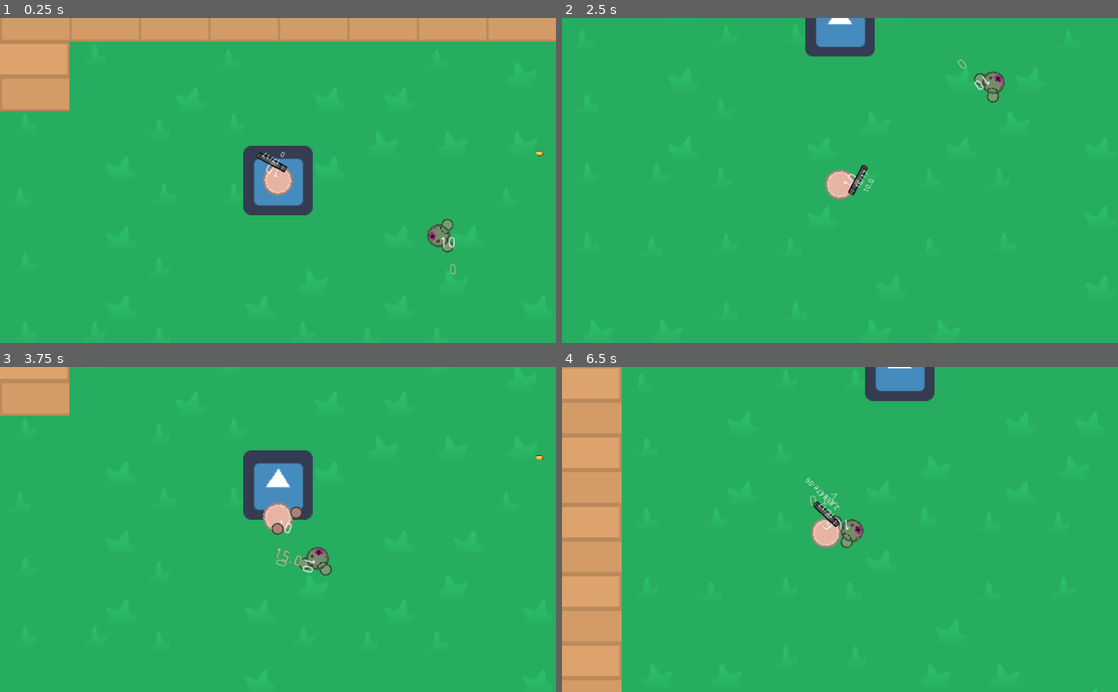
Above: before the commit, frames 1-4 (two rows, left to right).
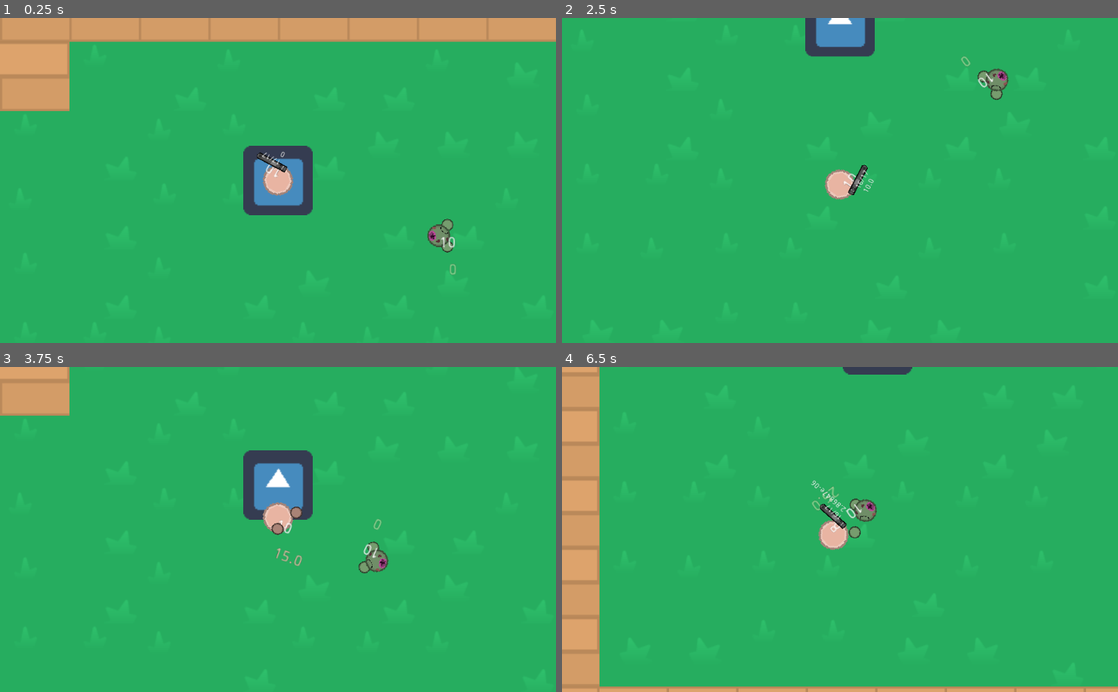
Above: after the commit, the same moments.

Repository: Panda248/Hu-Yang-Yoyale
Game: Godot game, scene res://World.tscn
Same seed, same stepped clock (60 frames per second), same inputs: the game is played once before the commit and once after it. The engine's default icon, where the game draws it, is replaced by a stand-in: a white triangle on a blue panel in a dark square.
Inputs (mouse positions are in pixels of both pictures, inside the frame that each line leads up to):
- Up to frame 1 (0.25 s): no input
- Up to frame 2 (2.5 s): tap Enter at 0.5 s; move the mouse to (962, 164) at 0.52 s; hold E (game_switch_weapon_right) 0.53-1.28 s; click (962, 164) at 0.6 s; tap Space at 1.25 s; move the mouse to (728, 196) at 1.27 s; hold Down (ui_down) 1.28-2.03 s; right-click (728, 196) at 1.35 s; move the mouse to (895, 109) at 2.02 s; hold E (game_switch_weapon_right) from 2.03 s (still down); click (895, 109) at 2.1 s
- Up to frame 3 (3.75 s): move the mouse to (250, 594) at 2.77 s; release E (game_switch_weapon_right) at 2.78 s; hold Up (ui_up) 2.78-3.53 s; right-click (250, 594) at 2.85 s; move the mouse to (444, 578) at 3.52 s; hold Q (game_switch_weapon_left) from 3.53 s (still down); click (444, 578) at 3.6 s
- Up to frame 4 (6.5 s): move the mouse to (673, 480) at 4.27 s; right-click (673, 480) at 4.35 s; move the mouse to (867, 529) at 5.02 s; release Q (game_switch_weapon_left) at 5.03 s; hold Down (ui_down) 5.03-5.78 s; click (867, 529) at 5.1 s; move the mouse to (756, 448) at 5.77 s; hold E (game_switch_weapon_right) from 5.78 s (still down); right-click (756, 448) at 5.85 s

The runs differ from the first frame. In frame 1, less than 0.1% of the frame differs, in the area x 96-98%, y 40-43%; in frame 2, 0.4%; in frame 3, 0.8%; in frame 4, 9.5%, in the area x 0-100%, y 0-100%.

Commit message:
no more boelet

Diff:
--- a/World.tscn
+++ b/World.tscn
@@ -1,9 +1,8 @@
-[gd_scene load_steps=12 format=2]
+[gd_scene load_steps=11 format=2]
 
 [ext_resource path="res://Enemy.tscn" type="PackedScene" id=1]
 [ext_resource path="res://Player.tscn" type="PackedScene" id=2]
 [ext_resource path="res://icon.png" type="Texture" id=3]
-[ext_resource path="res://Bullet.tscn" type="PackedScene" id=4]
 [ext_resource path="res://scripts/BulletManager.gd" type="Script" id=5]
 [ext_resource path="res://scripts/Main.gd" type="Script" id=6]
 [ext_resource path="res://maps/tilesheet2.png" type="Texture" id=7]
@@ -126,14 +125,9 @@
 
 [node name="Enemy" parent="." instance=ExtResource( 1 )]
 position = Vector2( 148, 51 )
-velocity = 100
 
 [node name="Player" parent="." instance=ExtResource( 2 )]
 velocity = 200
-
-[node name="Bullet" parent="." instance=ExtResource( 4 )]
-position = Vector2( 241, -25 )
-scale = Vector2( 0.231928, 0.25 )
 
 [node name="BulletManager" type="Node2D" parent="."]
 script = ExtResource( 5 )
